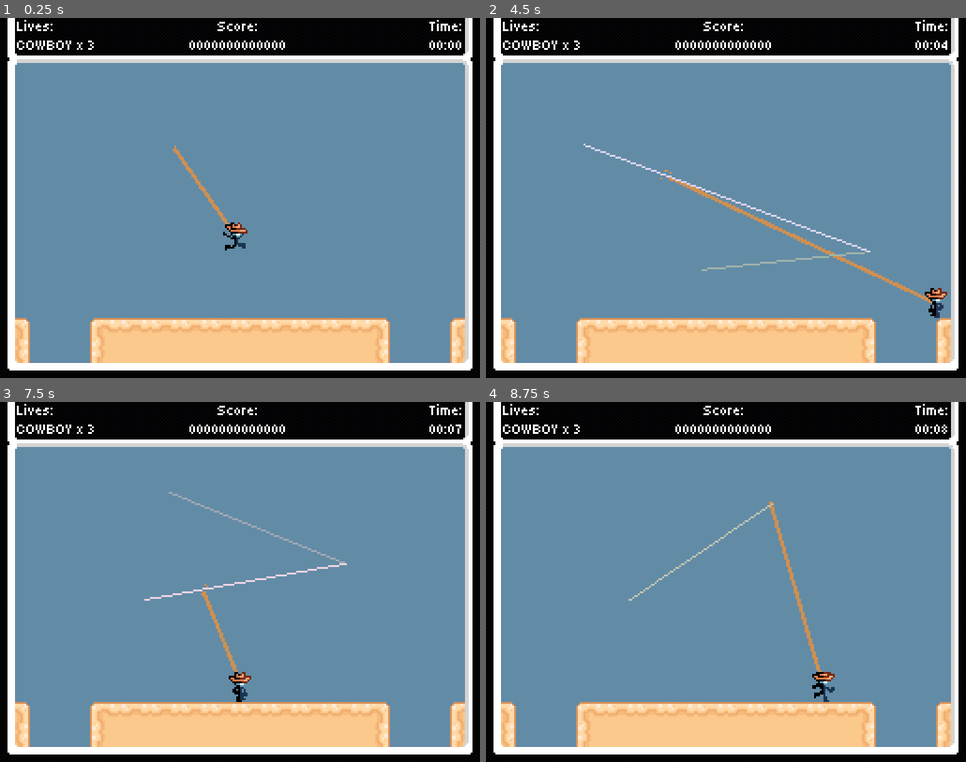
Above: before the commit, frames 1-4 (two rows, left to right).
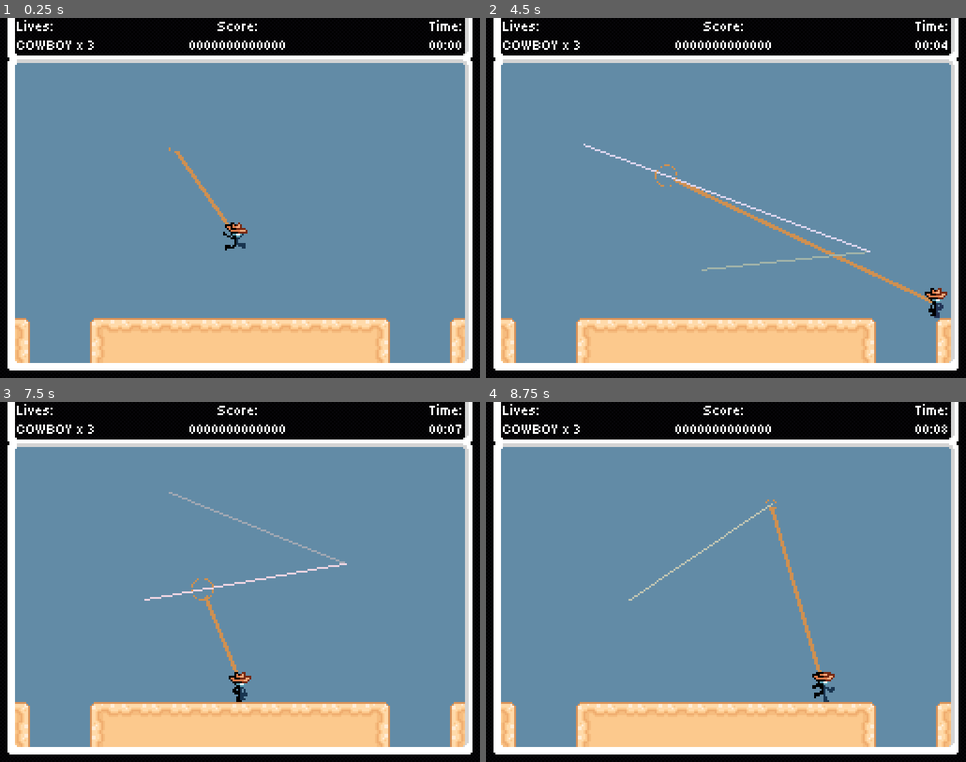
Above: after the commit, the same moments.

Repository: Jcodefox/GMTK-2025
Game: Godot game, scene res://scenes/topscenes/gameplay_topscene.tscn
The game is run twice, just before and just after one commit, with the same random seed, the same clock (stepped at 60 frames per second) and the same inputs.
Inputs (mouse positions are in pixels of both pictures, inside the frame that each line leads up to):
- Up to frame 1 (0.25 s): no input
- Up to frame 2 (4.5 s): move the mouse to (831, 180) at 0.52 s; hold D (move_right) 0.53-2.03 s; tap Space (move_jump) at 0.77, 1.52, 3.02, 3.77 s; move the mouse to (630, 216) at 1.27 s; move the mouse to (774, 118) at 2.02 s; hold A (move_left) 2.03-2.78 s; move the mouse to (702, 270) at 2.77 s; hold D (move_right) 2.78-4.28 s; move the mouse to (870, 252) at 3.52 s; move the mouse to (582, 144) at 4.27 s; hold A (move_left) from 4.28 s (still down)
- Up to frame 3 (7.5 s): tap Space (move_jump) at 4.52, 6.02, 6.77 s; move the mouse to (264, 582) at 5.02 s; release A (move_left) at 5.03 s; hold D (move_right) 5.03-5.78 s; move the mouse to (168, 492) at 5.77 s; hold A (move_left) 5.78-7.28 s; move the mouse to (345, 564) at 6.52 s; move the mouse to (144, 600) at 7.27 s; hold D (move_right) from 7.28 s (still down)
- Up to frame 4 (8.75 s): keep holding D (move_right); tap Space (move_jump) at 7.52 s; move the mouse to (774, 502) at 8.02 s

The runs differ from the first frame. In frame 1, less than 0.1% of the frame differs, in the area x 35-38%, y 35-37%; in frame 2, less than 0.1%; in frame 3, less than 0.1%, in the area x 39-45%, y 48-56%; in frame 4, less than 0.1%.

Commit message:
Adjust lasso scaling

Diff:
--- a/scripts/prefabs/lasso_v2.gd
+++ b/scripts/prefabs/lasso_v2.gd
@@ -41,7 +41,7 @@
 		angle_difference = -TAU - angle_difference
 	all_mouse_angles.append(angle_difference)
 
-	lasso_loop_size = abs(all_mouse_angles.reduce(func(acc, val): return acc + val, 0))
+	lasso_loop_size = abs(all_mouse_angles.reduce(func(acc, val): return acc + val, 0)) * 2.0
 
 	$Sprite2D.position = lasso_current_pos - global_position
 	$Sprite2D.scale = Vector2(lasso_loop_size, lasso_loop_size) / 64
